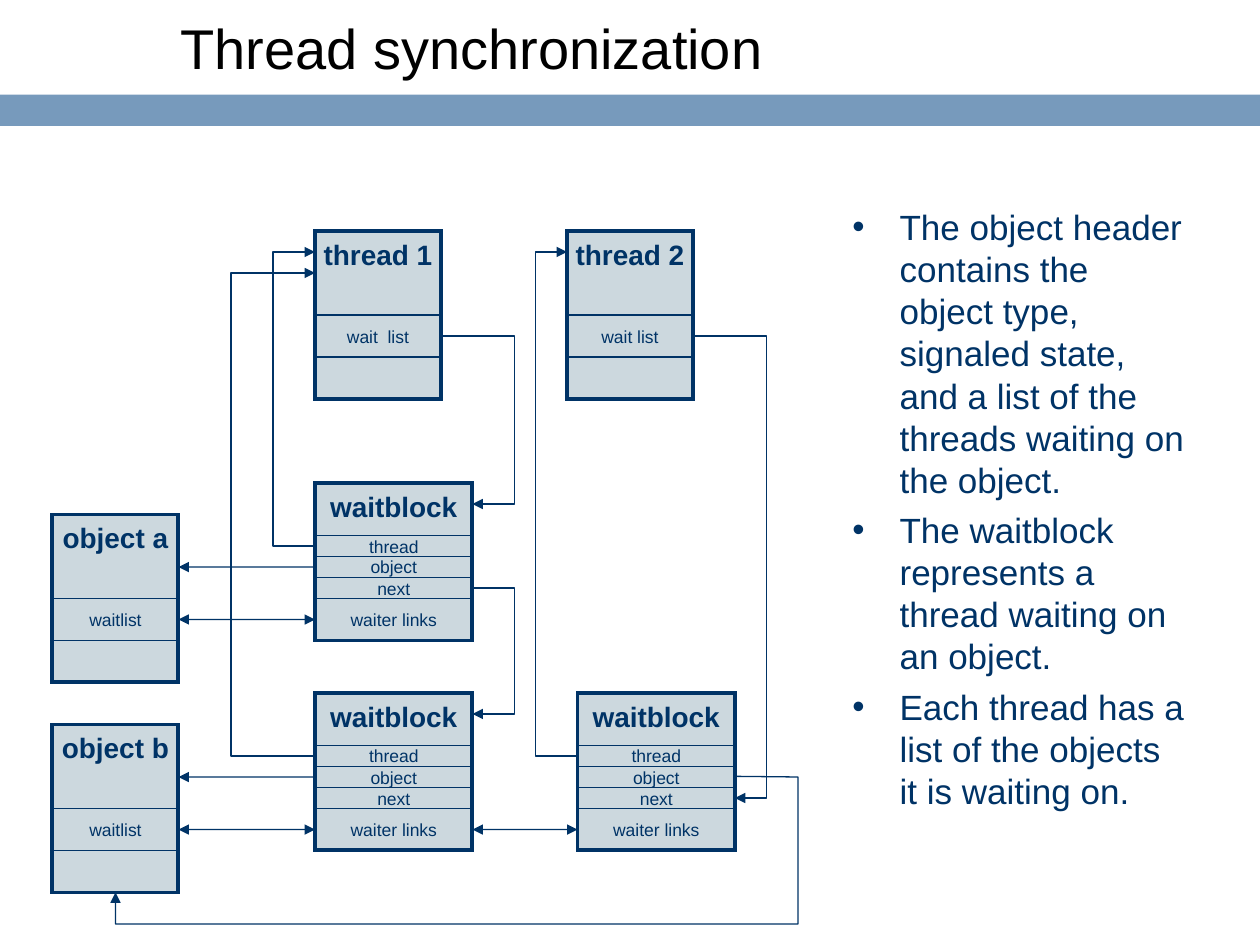
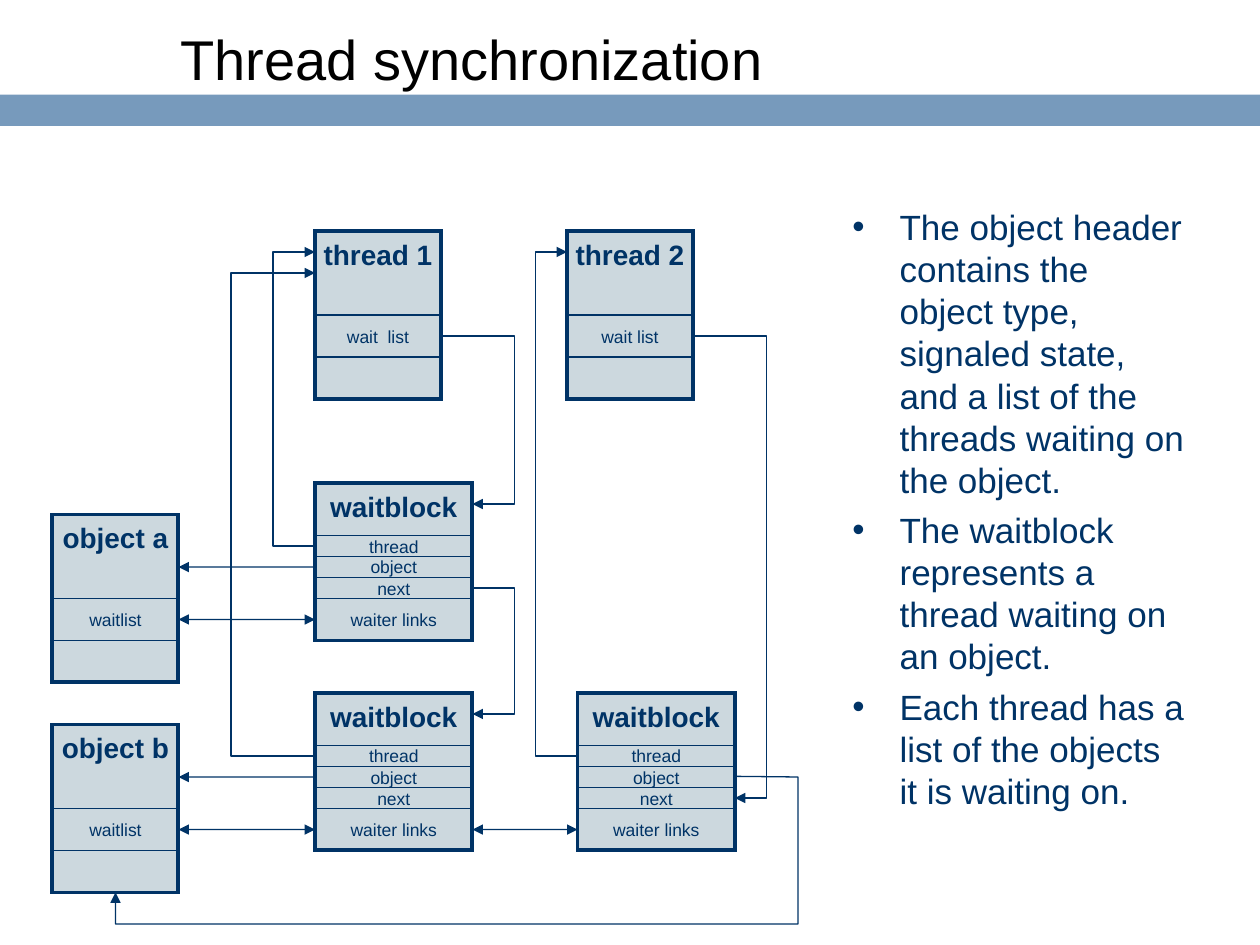
Before and after one commit to ringgaard/sanos, a slide deck: slide 53 of doc/sanostech.ppt. Drawn at 1260x945 pixels with LibreOffice and Linux fonts; fonts in the diff are those of the drawing; background and template pictures are left out. Boxes give left, top, right and bottom in pixels: in the first picture for what was removed or moved away, otherwise in the second. Text is boxed around its words. In the diff, an @@ line names an element or a change of style, - is before the commit and + after.

```diff
--- a/doc/sanostech.ppt
+++ b/doc/sanostech.ppt
@@ title "Thread synchronization": place and size @@
-title "Thread synchronization" at <box>180,28,762,80</box>
+title "Thread synchronization" at <box>180,39,762,90</box>
```
Also in this commit, not shown: 52 other slides changed, 12 other files.
